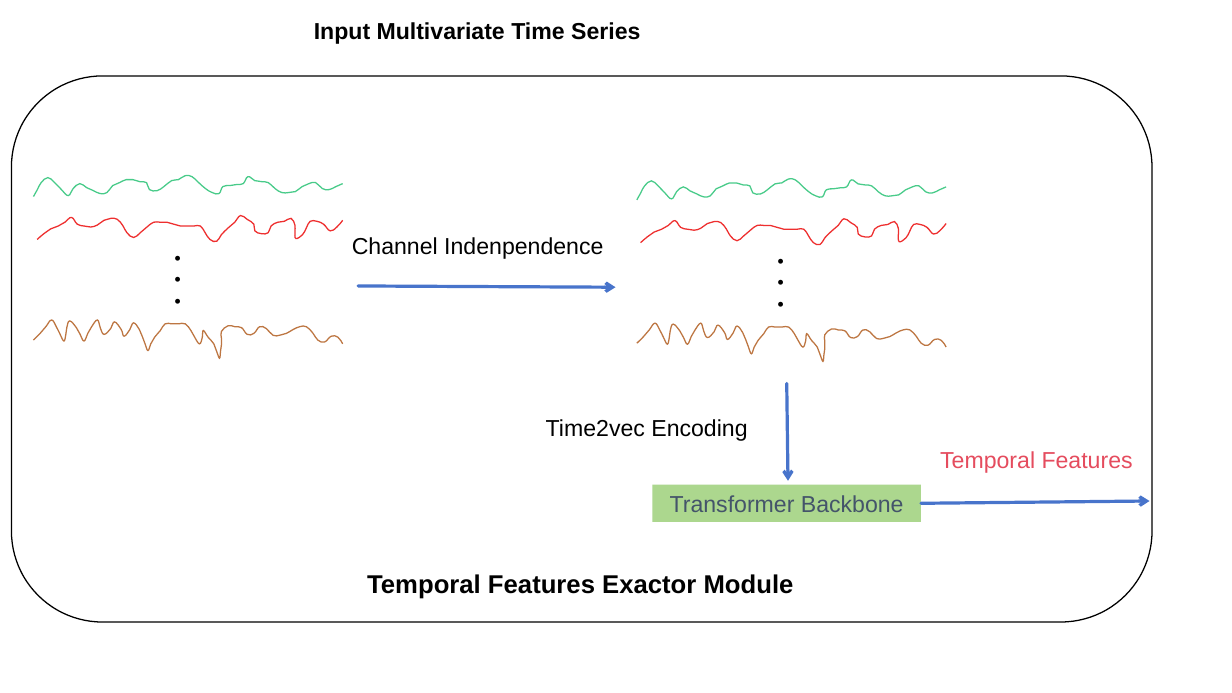
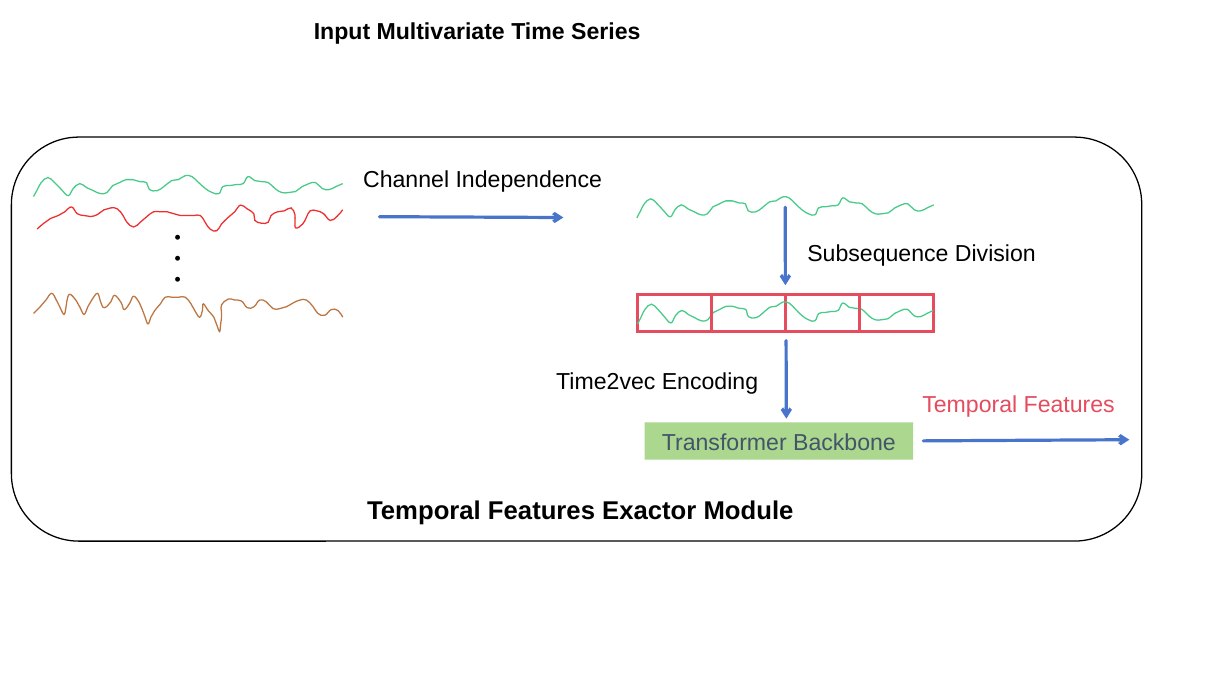
Before and after one commit to wuchenhu98/lunwen, a slide deck: slide 3 of 论文插图.pptx. Drawn at 1232x693 pixels with LibreOffice and Linux fonts; fonts in the diff are those of the drawing. Boxes give left, top, right and bottom in pixels: in the first picture for what was removed or moved away, otherwise in the second. Text is boxed around its words. In the diff, an @@ line names an element or a change of style, - is before the commit and + after.

```diff
--- a/论文插图.pptx
+++ b/论文插图.pptx
@@ rounded rectangle: place and size @@
-rounded rectangle at [11,76,1152,622]
+rounded rectangle at [11,137,1141,541]
@@ text at [363,170,602,192]: text changed @@
-Channel Indenpendence
+Channel Independence
@@ freeform shape: place and size @@
-freeform shape at [37,215,343,241]
+freeform shape at [37,205,343,231]
@@ freeform shape: place and size @@
-freeform shape at [637,178,946,200]
+freeform shape at [637,197,933,218]
@@ arrow added from (786, 207) to (786, 286), #4874CB 2.5 pt @@
@@ text "•": place and size @@
-text "•" at [157,283,186,320]
+text "•" at [157,219,186,256]
@@ arrow moved from (359, 287) - (616, 287) to (380, 217) - (564, 217) @@
@@ freeform shape removed at [640,219,946,245] @@
@@ text removed at [761,243,789,280] @@
-•
@@ text removed at [761,264,789,301] @@
-•
@@ text added at [807,244,1036,266], 18 pt, text #000000 @@
+Subsequence Division
@@ freeform shape: place and size @@
-freeform shape at [33,320,343,358]
+freeform shape at [33,293,343,331]
@@ rectangle added at [638,294,786,331], fill #FFFFFF, outline #E54C5E 2.25 pt @@
@@ line added from (712, 294) to (712, 332), #E54C5E 2.25 pt @@
@@ text removed at [761,287,789,323] @@
-•
@@ rectangle added at [786,294,933,331], fill #FFFFFF, outline #E54C5E 2.25 pt @@
@@ line added from (860, 294) to (860, 332), #E54C5E 2.25 pt @@
@@ freeform shape: place and size @@
-freeform shape at [637,323,946,361]
+freeform shape at [638,302,933,324]
@@ freeform shape at [638,302,933,324]: outline #75BD42 1 pt to #4874CB 1 pt @@
@@ arrow moved from (787, 384) - (788, 481) to (787, 341) - (787, 419) @@
@@ text "Time2vec Encoding": place and size @@
-text "Time2vec Encoding" at [546,419,747,441]
+text "Time2vec Encoding" at [556,372,758,394]
@@ text "Temporal Features": place and size @@
-text "Temporal Features" at [940,451,1133,473]
+text "Temporal Features" at [922,395,1115,417]
@@ rectangle "Transformer Backbone": place and size @@
-rectangle "Transformer Backbone" at [653,485,921,522]
+rectangle "Transformer Backbone" at [645,422,914,459]
@@ arrow moved from (921, 504) - (1150, 501) to (923, 441) - (1129, 440) @@
@@ text "Temporal Features Exactor Module": place and size @@
-text "Temporal Features Exactor Module" at [367,574,794,599]
+text "Temporal Features Exactor Module" at [367,500,794,525]
```
Also in this commit, not shown: 3 other slides changed, 2 slides added, 1 slide removed.
